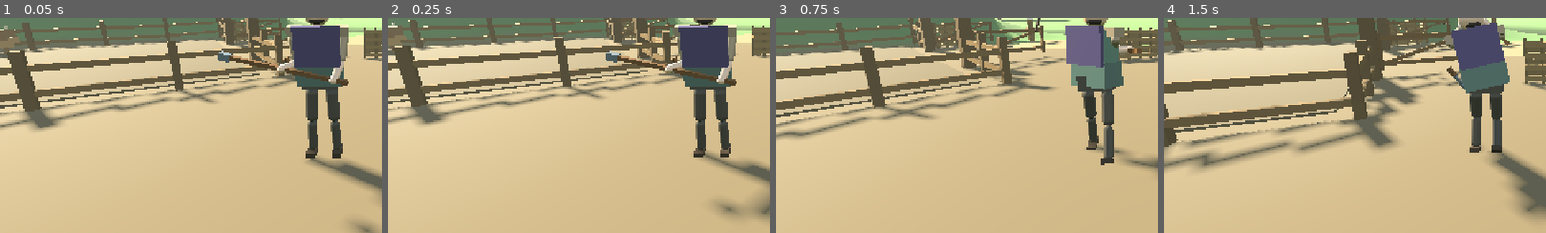
Above: before the commit, frames 1-4 (left to right).
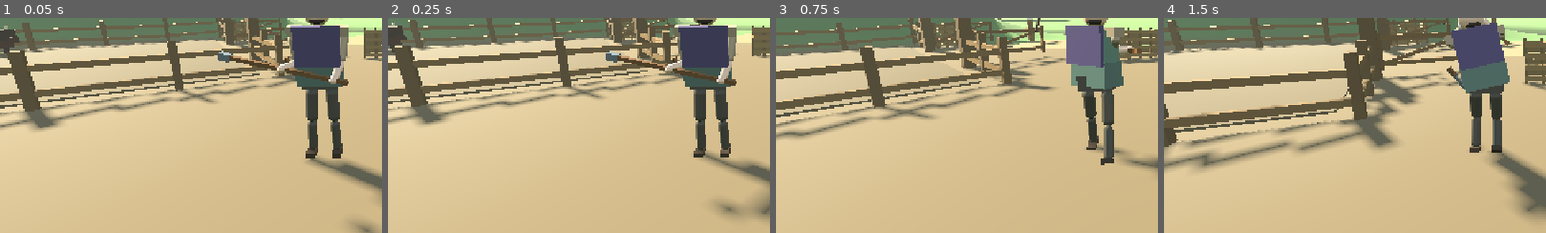
Above: after the commit, the same moments.

Repository: fortins4/devPlayground
Game: Godot game, scene res://scenes/prologue/opening_cattle_drive.tscn
Two runs of this game, one before a commit and one after it. Both use one fixed random seed, a clock stepped at 60 frames per second and the inputs below. This scene is started directly instead of the project's main scene.
Inputs (mouse positions are % of the whole screen's width and height, from its top left):
- Up to frame 1 (0.05 s): no input
- Up to frame 2 (0.25 s): no input
- Up to frame 3 (0.75 s): tap Enter at 0.5 s; move the mouse to (55, 50) at 0.52 s; hold W (move_forward) from 0.53 s (still down); hold Right mouse button (attack_heavy) from 0.53 s (still down); click (55, 50) at 0.67 s
- Up to frame 4 (1.5 s): keep holding W (move_forward); tap Space (jump) at 0.77 s; move the mouse to (45, 50) at 1.27 s; release Right mouse button (attack_heavy) at 1.28 s; click (45, 50) at 1.35 s
The pictures show only the part of the screen within x 0-50%, y 35-85%; the shares and areas given below are measured in that part.

The runs differ from the first frame. In frame 1, 0.4% of the frame differs, in the area x 0-6%, y 5-17%; in frame 2, 0.4%; in frame 3, nothing differs; in frame 4, nothing differs.

Commit message:
Opening H5: small dark native cattle (Kerry/Dexter-like), short-horned or polled
Opening cows only (raid_cow untouched): compact body (1.45 m long, back ~0.87 m, 0.84 m wide),
black or dark red coats, short neat head on a thick neck with a pale muzzle, small ears, short
upturned horns on some and polled on the rest, low withers, hanging tail. State cue kept as a
subtle lift of the coat (herded / driven / delivered). Legs keep their rig, length, walk/trot
cycle, hoof fitting and slope lean; the hips just sit 0.09 m further in under the narrower body.
Collider, hurtbox and AI unchanged. The tethered heifer prop gets the same dark red hide.

Diff:
--- a/scripts/prologue/opening_cow.gd
+++ b/scripts/prologue/opening_cow.gd
@@ -100,6 +100,7 @@
 
 
 func _ready() -> void:
+	_restyle_native()
 	super._ready()
 	start_position = global_position
 	_start_basis = global_transform.basis
@@ -107,6 +108,123 @@
 		var n := get_node_or_null(nm) as Node3D
 		if n:
 			_tilt_base[nm] = n.transform
+
+
+# ---------------------------------------------------------------- look (H5, visual only)
+
+## Small dark native cattle (Kerry / Dexter-like): black or dark red, compact, short-horned or
+## polled. Visual only: the collider, hurtbox, legs (rig, length, walk cycle, slope lean) and
+## AI are as before; the leg hips sit a little further in under the narrower body.
+const COAT_BLACK := Color(0.07, 0.062, 0.055)
+const COAT_RED := Color(0.2, 0.075, 0.045)
+const C_HORN_NATIVE := Color(0.82, 0.76, 0.6)
+const C_HORN_TIP := Color(0.18, 0.15, 0.12)
+const C_MUZZLE_NATIVE := Color(0.2, 0.17, 0.15)
+var _coat: Color = COAT_BLACK
+var _coat_mats: Dictionary = {}
+## Hump / tail: share the body's (tinted) material.
+var _coat_parts: Array = []
+
+
+func _restyle_native() -> void:
+	var k := absi(cow_id * 7 + 3) % 6
+	_coat = COAT_RED if (k == 1 or k == 4) else COAT_BLACK
+	_coat = _coat.lightened(float(absi(cow_id * 5) % 3) * 0.025)
+	var horned := (k % 2) == 0  # short horns on some, polled on the rest
+	var body := get_node_or_null("MeshInstance3D") as MeshInstance3D
+	if body:
+		# Capsule (length on local Y → world Z): 1.45 m long, 0.84 m wide, 0.64 m deep, back ≈ 0.87 m.
+		body.transform = Transform3D(Basis(Vector3(1.0, 0, 0), Vector3(0, 0, 1.07), Vector3(0, -0.76, 0)), Vector3(0, 0.55, 0.02))
+		body.set_surface_override_material(0, _coat_mat(_coat))
+		# Low withers hump + a thin tail, counter-scaled so the body's stretch doesn't skew them.
+		_coat_parts.append(_attach(body, Vector3(0, 0.78, -0.42), Basis.from_scale(Vector3(0.36, 0.14, 0.4)), _sphere(1.0), _coat))
+		var tail := Basis(Vector3.RIGHT, 0.25) * Basis.from_scale(Vector3(0.035, 0.55, 0.035))
+		_coat_parts.append(_attach(body, Vector3(0, 0.52, 0.79), tail, _cyl(1.0, 1.0, 1.0), _coat))
+		_attach(body, Vector3(0, 0.27, 0.86), Basis.from_scale(Vector3(0.06, 0.1, 0.06)), _sphere(1.0), _coat.darkened(0.3))
+	var head := get_node_or_null("Head") as MeshInstance3D
+	if head:
+		# Shorter, neater head low on the neck; pale-ish muzzle; small ears.
+		head.transform = Transform3D(Basis(Vector3.RIGHT, -0.3) * Basis.from_scale(Vector3(0.55, 0.62, 1.1)), Vector3(0, 0.6, -1.0))
+		head.set_surface_override_material(0, _coat_mat(_coat))
+		# Short thick neck joining head to the forequarters.
+		_coat_parts.append(_attach(head, Vector3(0, 0.66, -0.78), Basis(Vector3.RIGHT, 0.5) * Basis.from_scale(Vector3(0.21, 0.26, 0.24)), _sphere(1.0), _coat))
+		_attach(head, Vector3(0, 0.5, -1.27), Basis.from_scale(Vector3(0.12, 0.1, 0.1)), _sphere(1.0), C_MUZZLE_NATIVE)
+		for sx in [-1.0, 1.0]:
+			_attach(head, Vector3(sx * 0.19, 0.68, -0.9), Basis(Vector3.FORWARD, sx * 0.5) * Basis.from_scale(Vector3(0.1, 0.04, 0.06)), _sphere(1.0), _coat.darkened(0.15))
+			if horned:
+				# Short horn: out, then up and a touch forward (Kerry-style upturn, kept short).
+				var hb := Basis(Vector3.FORWARD, sx * 0.85) * Basis(Vector3.RIGHT, -0.35)
+				_attach(head, Vector3(sx * 0.1, 0.72, -0.93), hb * Basis.from_scale(Vector3(0.028, 0.16, 0.028)), _cyl(0.55, 1.0, 1.0), C_HORN_NATIVE)
+				var tip := hb * Vector3(0, 0.16, 0)
+				_attach(head, Vector3(sx * 0.1, 0.72, -0.93) + tip * 0.62, hb * Basis.from_scale(Vector3(0.016, 0.05, 0.016)), _cyl(0.2, 1.0, 1.0), C_HORN_TIP)
+	for nm in _LEG_NODES:
+		var leg := get_node_or_null(nm) as MeshInstance3D
+		if leg:
+			var o := leg.position
+			leg.position = Vector3(signf(o.x) * 0.25, o.y, signf(o.z) * 0.47)
+			leg.material_override = _coat_mat(_coat.darkened(0.25))
+
+
+## Child mesh placed at cow-local `pos` with `basis`, cancelling the parent's own transform.
+func _attach(parent: MeshInstance3D, pos: Vector3, basis: Basis, mesh: Mesh, col: Color) -> MeshInstance3D:
+	var mi := MeshInstance3D.new()
+	mi.mesh = mesh
+	mi.material_override = _coat_mat(col)
+	mi.transform = parent.transform.affine_inverse() * Transform3D(basis, pos)
+	parent.add_child(mi)
+	return mi
+
+
+func _sphere(r: float) -> SphereMesh:
+	var m := SphereMesh.new()
+	m.radius = r
+	m.height = r * 2.0
+	m.radial_segments = 10
+	m.rings = 6
+	return m
+
+
+func _cyl(top: float, bottom: float, h: float) -> CylinderMesh:
+	var m := CylinderMesh.new()
+	m.top_radius = top
+	m.bottom_radius = bottom
+	m.height = h
+	m.radial_segments = 6
+	return m
+
+
+func _coat_mat(c: Color) -> StandardMaterial3D:
+	var key := c.to_html()
+	if not _coat_mats.has(key):
+		var m := StandardMaterial3D.new()
+		m.albedo_color = c
+		m.roughness = 0.85
+		_coat_mats[key] = m
+	return _coat_mats[key]
+
+
+## Body / head colour per state: the coat, lifted a touch when herded / driven, faintly green
+## once delivered (the old tan → yellow → green cue, kept subtle on a dark coat).
+func _refresh_visual() -> void:
+	if _react_timer > 0.0:
+		return
+	super._refresh_visual()  # label text / colour as before
+	var c := _coat
+	if delivered:
+		c = _coat.lerp(Color(0.3, 0.42, 0.2), 0.3)
+	elif driven:
+		c = _coat.lerp(Color(0.55, 0.42, 0.25), 0.18)
+	elif herded:
+		c = _coat.lerp(Color(0.5, 0.4, 0.28), 0.08)
+	for node_name in ["MeshInstance3D", "Head"]:
+		var mi := get_node_or_null(node_name) as MeshInstance3D
+		if mi and mi.get_active_material(0) is StandardMaterial3D:
+			(mi.get_active_material(0) as StandardMaterial3D).albedo_color = c
+	var bm := get_node_or_null("MeshInstance3D") as MeshInstance3D
+	if bm:
+		for n in _coat_parts:
+			if is_instance_valid(n):
+				(n as MeshInstance3D).material_override = bm.get_active_material(0)
 
 
 ## 0..1 — how much the last goad / proximity push still carries the cow along the lane.
--- a/scripts/prologue/opening_knife_hitch_chore.gd
+++ b/scripts/prologue/opening_knife_hitch_chore.gd
@@ -17,8 +17,8 @@
 const C_POST := Color(0.38, 0.28, 0.16)
 const C_POST_DARK := Color(0.28, 0.20, 0.12)
 const C_ROPE := Color(0.55, 0.48, 0.32)
-const C_HIDE := Color(0.62, 0.48, 0.32)
-const C_HIDE_DARK := Color(0.48, 0.36, 0.24)
+const C_HIDE := Color(0.2, 0.075, 0.045)  # H5: dark red native heifer
+const C_HIDE_DARK := Color(0.12, 0.05, 0.035)
 const C_HORN := Color(0.78, 0.72, 0.58)
 
 const SEQ_STEP := &"knife"
